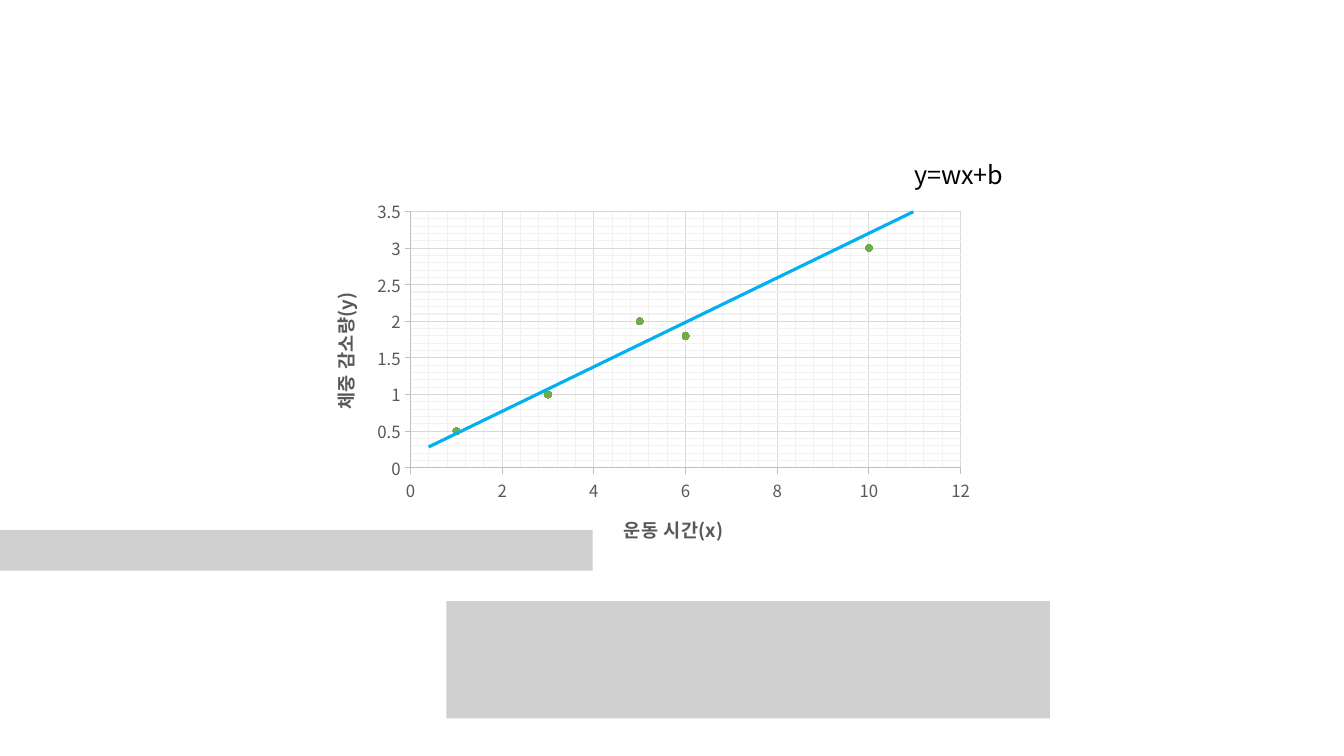
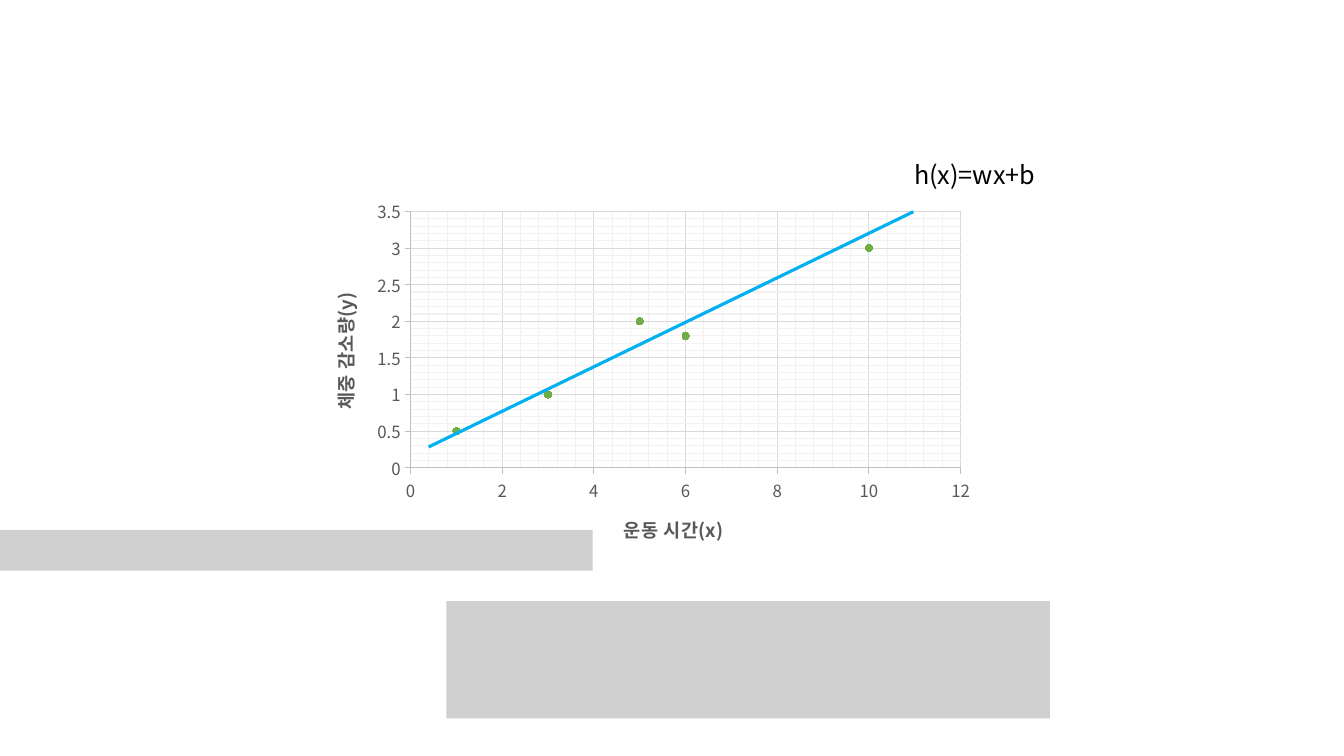
Before and after one commit to mmvv11/GraduateStudies, a slide deck: slide 8 of FER/eduMaterials/matrials.pptx (slide 7 before the commit). Drawn at 1344x756 pixels with LibreOffice and Linux fonts; fonts in the diff are those of the drawing; grey boxes stand for pictures; background and template pictures are left out. Boxes give left, top, right and bottom in pixels: in the first picture for what was removed or moved away, otherwise in the second. Text is boxed around its words. In the diff, an @@ line names an element or a change of style, - is before the commit and + after.

```diff
--- a/FER/eduMaterials/matrials.pptx
+++ b/FER/eduMaterials/matrials.pptx
@@ text at <box>914,163,1035,189</box>: text changed @@
-y=wx+b
+h(x)=wx+b
```
Also in this commit, not shown: 1 slide added.
